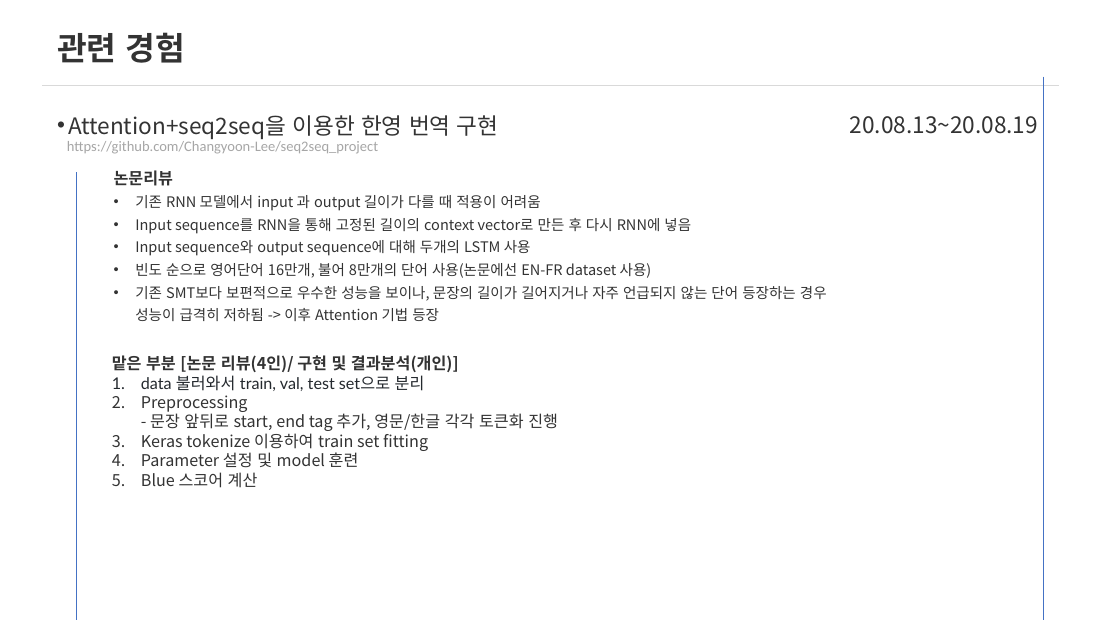
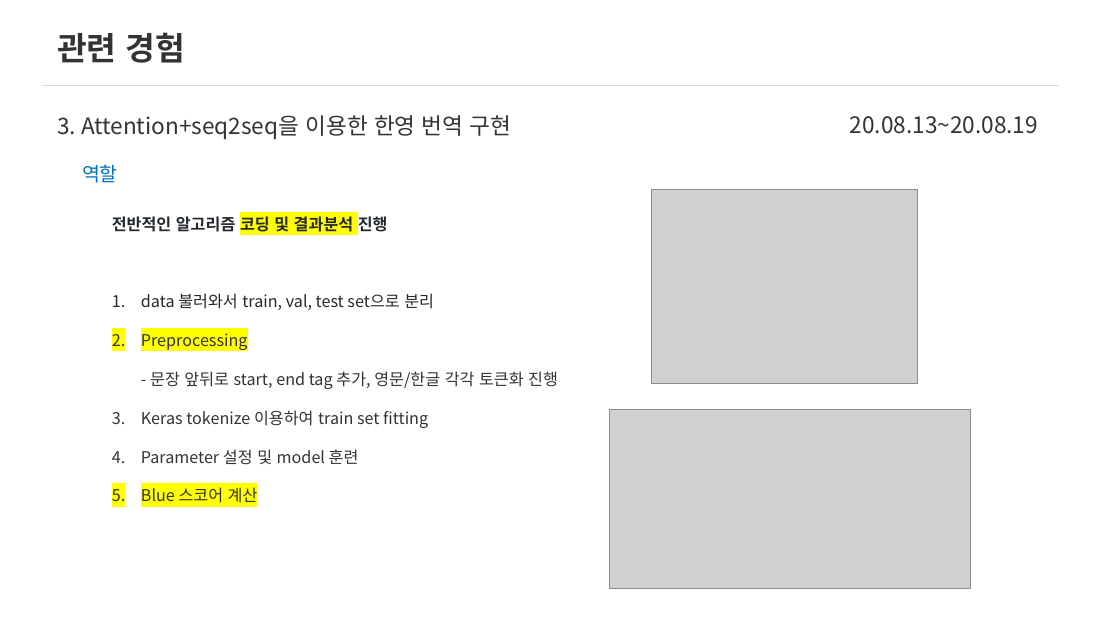
Before and after one commit to Changyoon-Lee/portfolio, a slide deck: slide 10 of 포트폴리오세부내용.pptx (slide 7 before the commit). Drawn at 1120x630 pixels with LibreOffice and Linux fonts; fonts in the diff are those of the drawing; grey boxes stand for pictures. Boxes give left, top, right and bottom in pixels: in the first picture for what was removed or moved away, otherwise in the second. Text is boxed around its words. In the diff, an @@ line names an element or a change of style, - is before the commit and + after.

```diff
--- a/포트폴리오세부내용.pptx
+++ b/포트폴리오세부내용.pptx
@@ line removed from (1043, 77) to (1043, 620) @@
@@ text at bbox=[57, 115, 512, 139]: text changed @@
-• Attention+seq2seq을 이용한 한영 번역 구현
+3. Attention+seq2seq을 이용한 한영 번역 구현
@@ text removed at bbox=[67, 141, 378, 154] @@
-https://github.com/Changyoon-Lee/seq2seq_project
@@ line removed from (76, 173) to (76, 620) @@
@@ text added at bbox=[82, 164, 118, 183], 24 pt, text #0070C0 @@
+역할
@@ text removed at bbox=[114, 170, 827, 321] @@
-논문리뷰
-• 기존 RNN 모델에서 input 과 output 길이가 다를 때 적용이 어려움
-• Input sequence를 RNN을 통해 고정된 길이의 context vector로 만든 후 다시 RNN에 넣음
-• Input sequence와 output sequence에 대해 두개의 LSTM 사용
-• 빈도 순으로 영어단어 16만개, 불어 8만개의 단어 사용(논문에선 EN-FR dataset 사용)
-• 기존 SMT보다 보편적으로 우수한 성능을 보이나, 문장의 길이가 길어지거나 자주 언급되지 않는 단어 등장하는 경우 성능이 급격히 저하됨 -> 이후 Attention 기법 등장
@@ text "전반적인 알고리즘 코딩 및 결과분석 ...": place and size @@
-text "전반적인 알고리즘 코딩 및 결과분석 ..." at bbox=[112, 355, 558, 488]
+text "전반적인 알고리즘 코딩 및 결과분석 ..." at bbox=[112, 216, 558, 506]
@@ picture added at bbox=[651, 189, 918, 384] @@
@@ text at bbox=[112, 216, 388, 232]: text changed; text colour #333333 to #24292E @@
-맡은 부분 [논문 리뷰(4인)/ 구현 및 결과분석(개인)]
+전반적인 알고리즘 코딩 및 결과분석 진행
@@ text at bbox=[141, 293, 558, 506]: font Lato to Noto Sans CJK KR in "data 불러와서 train, val, test set으로 분리"; highlight none to #FFFF00 in "Preprocessing", "Blue 스코어 계산"; line spacing 1 to 2 @@
@@ picture added at bbox=[610, 409, 971, 588] @@
```
Also in this commit, not shown: 12 other slides changed, 5 slides added.
